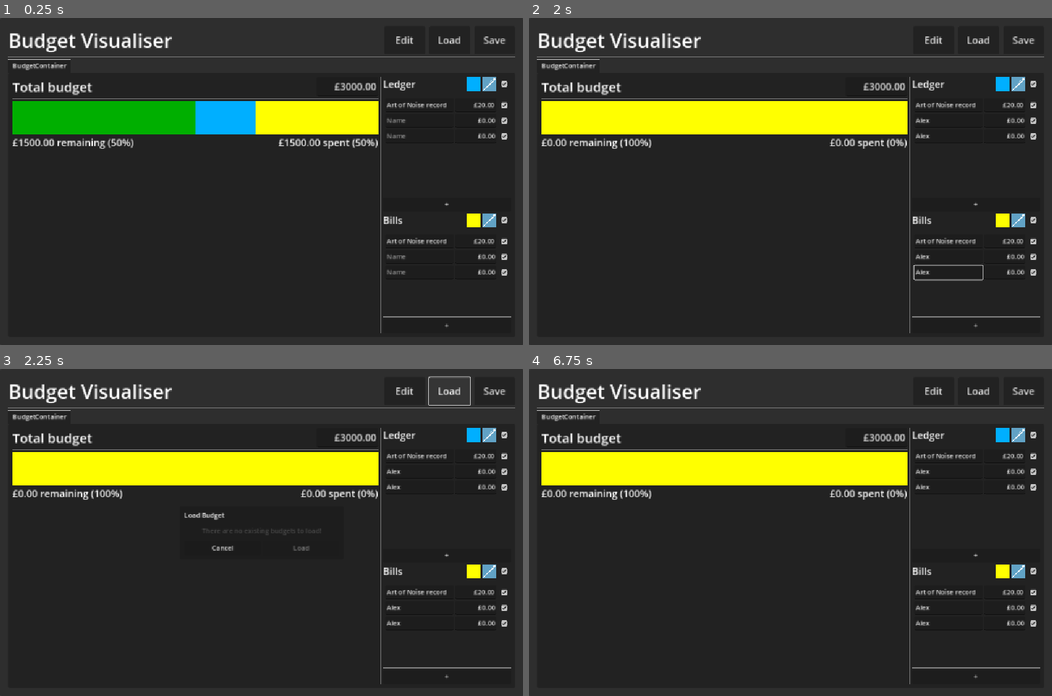
Above: before the commit, frames 1-4 (two rows, left to right).
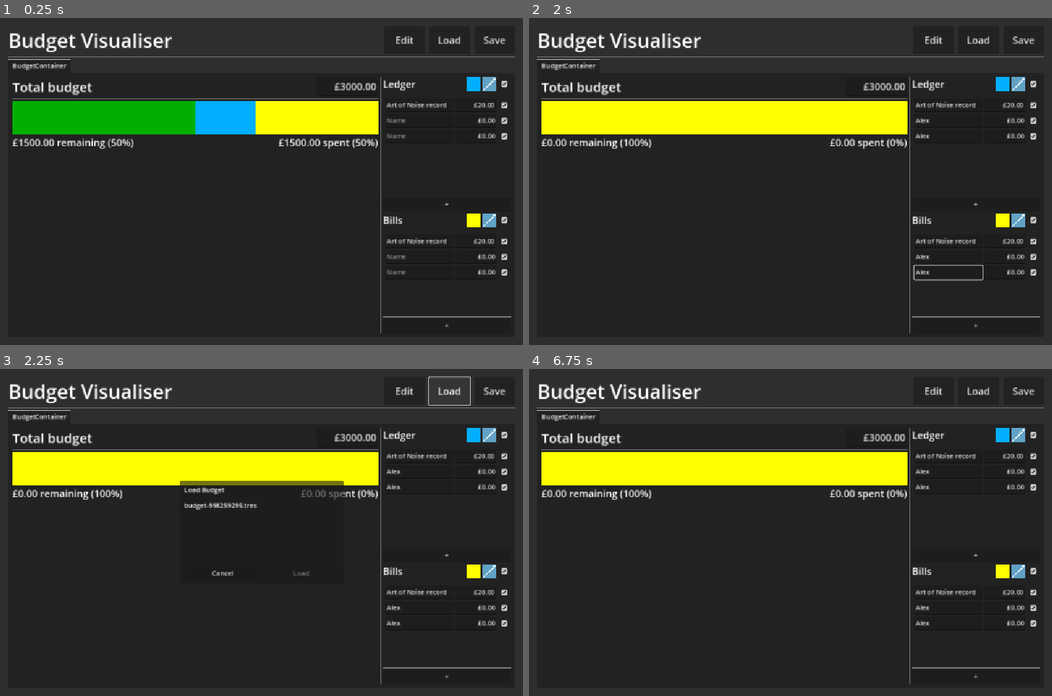
Above: after the commit, the same moments.

Repository: phrasmotica/budget-visualiser
Game: Godot game, scene res://app.tscn
Same seed, same stepped clock (60 frames per second), same inputs: the game is played once before the commit and once after it.
Inputs (mouse positions are in pixels of both pictures, inside the frame that each line leads up to):
- Up to frame 1 (0.25 s): no input
- Up to frame 2 (2 s): click (947, 119) at 0.52 s; type "Alex" at 0.6 s; click (947, 135) at 0.75 s; type "Alex" at 0.83 s; click (947, 256) at 0.98 s; type "Alex" at 1.07 s; click (947, 273) at 1.27 s; type "Alex" at 1.35 s
- Up to frame 3 (2.25 s): click "Load" at 2 s
- Up to frame 4 (6.75 s): click "Save" at 2.75 s; click "Edit" at 3.5 s; click (1020, 434) at 4.27 s; click (1031, 434) at 5.02 s; click "+" at 5.75 s; click "Cancel" at 6.5 s

Frames 1-2 are identical in both runs. In frame 3, 1.1% of the frame differs, in the area x 34-66%, y 34-64%; in frame 4, nothing differs.

Commit message:
List existing budgets in load modal

Diff:
--- a/app.tscn
+++ b/app.tscn
@@ -16,5 +16,7 @@
 [connection signal="app_quit" from="." to="UI" method="_on_app_app_quit"]
 [connection signal="app_ready" from="." to="UI" method="_on_app_app_ready"]
 [connection signal="created_save_data" from="UI" to="SaverLoader" method="_on_ui_created_save_data"]
+[connection signal="existing_data_requested" from="UI" to="SaverLoader" method="_on_ui_existing_data_requested"]
 [connection signal="requested_load" from="UI" to="SaverLoader" method="_on_ui_requested_load"]
+[connection signal="existing_data_read" from="SaverLoader" to="UI" method="_on_saver_loader_existing_data_read"]
 [connection signal="loaded_data" from="SaverLoader" to="UI" method="_on_saver_loader_loaded_data"]
--- a/scenes/load_modal.tscn
+++ b/scenes/load_modal.tscn
@@ -30,12 +30,20 @@
 layout_mode = 2
 
 [node name="NoExistingBudgetsWarning" parent="MarginContainer/VBoxContainer" instance=ExtResource("3_igm24")]
+unique_name_in_owner = true
 layout_mode = 2
 theme_override_colors/font_color = Color(0.29219, 0.29219, 0.29219, 1)
 
-[node name="ExistingBudgetsList" type="VBoxContainer" parent="MarginContainer/VBoxContainer"]
+[node name="ExistingBudgetsContainer" type="ScrollContainer" parent="MarginContainer/VBoxContainer"]
+unique_name_in_owner = true
 visible = false
+custom_minimum_size = Vector2(0, 150)
 layout_mode = 2
+
+[node name="ExistingBudgetsList" type="VBoxContainer" parent="MarginContainer/VBoxContainer/ExistingBudgetsContainer"]
+unique_name_in_owner = true
+layout_mode = 2
+size_flags_horizontal = 3
 
 [node name="HSeparator2" type="HSeparator" parent="MarginContainer/VBoxContainer"]
 layout_mode = 2
--- a/scenes/ui.tscn
+++ b/scenes/ui.tscn
@@ -89,6 +89,7 @@
 offset_bottom = 800.0
 
 [node name="LoadModal" parent="ModalLayer/LoadModalContainer" instance=ExtResource("5_3qrek")]
+unique_name_in_owner = true
 layout_mode = 2
 
 [node name="FileMenuContainer" type="CenterContainer" parent="ModalLayer"]
--- a/scripts/load_modal.gd
+++ b/scripts/load_modal.gd
@@ -1,7 +1,39 @@
-extends PanelContainer
+class_name LoadModal extends PanelContainer
+
+@onready
+var warning_message: Label = %NoExistingBudgetsWarning
+
+@onready
+var existing_budgets_container: ScrollContainer = %ExistingBudgetsContainer
+
+@onready
+var existing_budgets_list: VBoxContainer = %ExistingBudgetsList
 
 signal load_requested(file_name: String)
 signal modal_hidden
+
+var _file_names_internal: Array[String] = []
+
+func inject(file_names: Array[String]) -> void:
+	_file_names_internal = file_names
+
+	refresh()
+
+func refresh():
+	var num_files := _file_names_internal.size()
+
+	warning_message.visible = num_files <= 0
+	existing_budgets_container.visible = num_files > 0
+
+	for n in existing_budgets_list.get_children():
+		existing_budgets_list.remove_child(n)
+		n.queue_free()
+
+	for file_name in _file_names_internal:
+		var label := Label.new()
+		label.text = file_name
+
+		existing_budgets_list.add_child(label)
 
 func _on_modal_input_handler_cancelled() -> void:
 	modal_hidden.emit()
--- a/scripts/saver_loader.gd
+++ b/scripts/saver_loader.gd
@@ -1,8 +1,20 @@
-extends Node
+class_name SaverLoader extends Node
 
 const SAVE_FILE_FORMAT: String = "user://budget-%d.tres"
 
+signal existing_data_read(file_names: Array[String])
 signal loaded_data(data: SaveData)
+
+func get_existing_budgets() -> Array[String]:
+    var files := DirAccess.get_files_at("user://")
+
+    var budget_files: Array[String] = []
+
+    for f in files:
+        if f.begins_with("budget-"):
+            budget_files.append(f)
+
+    return budget_files
 
 func save_data(data: SaveData) -> bool:
     var file_name = SAVE_FILE_FORMAT % data.id
@@ -57,3 +69,7 @@
 
     if data:
         loaded_data.emit(data)
+
+func _on_ui_existing_data_requested() -> void:
+    var file_names := get_existing_budgets()
+    existing_data_read.emit(file_names)
--- a/scripts/ui.gd
+++ b/scripts/ui.gd
@@ -14,6 +14,9 @@
 var load_modal_container: Container = %LoadModalContainer
 
 @onready
+var load_modal: LoadModal = %LoadModal
+
+@onready
 var rename_modal: Control = %RenameModal
 
 @onready
@@ -22,6 +25,7 @@
 @onready
 var budget_container_scene: PackedScene = preload("res://scenes/budget_container.tscn")
 
+signal existing_data_requested
 signal requested_load
 signal created_save_data(data: SaveData, is_new: bool)
 signal modal_shown
@@ -71,6 +75,9 @@
 
 func get_save_data(id: int) -> SaveData:
 	return _save_data_map[id] if _save_data_map.has(id) else null
+
+func _on_saver_loader_existing_data_read(file_names: Array[String]) -> void:
+	load_modal.inject(file_names)
 
 func _on_saver_loader_loaded_data(data: SaveData) -> void:
 	_save_data_map[data.id] = data
@@ -122,6 +129,7 @@
 func _on_load_button_pressed() -> void:
 	if load_modal_container:
 		load_modal_container.show()
+		existing_data_requested.emit()
 
 	budget_container.prevent_input()
 	modal_shown.emit()
